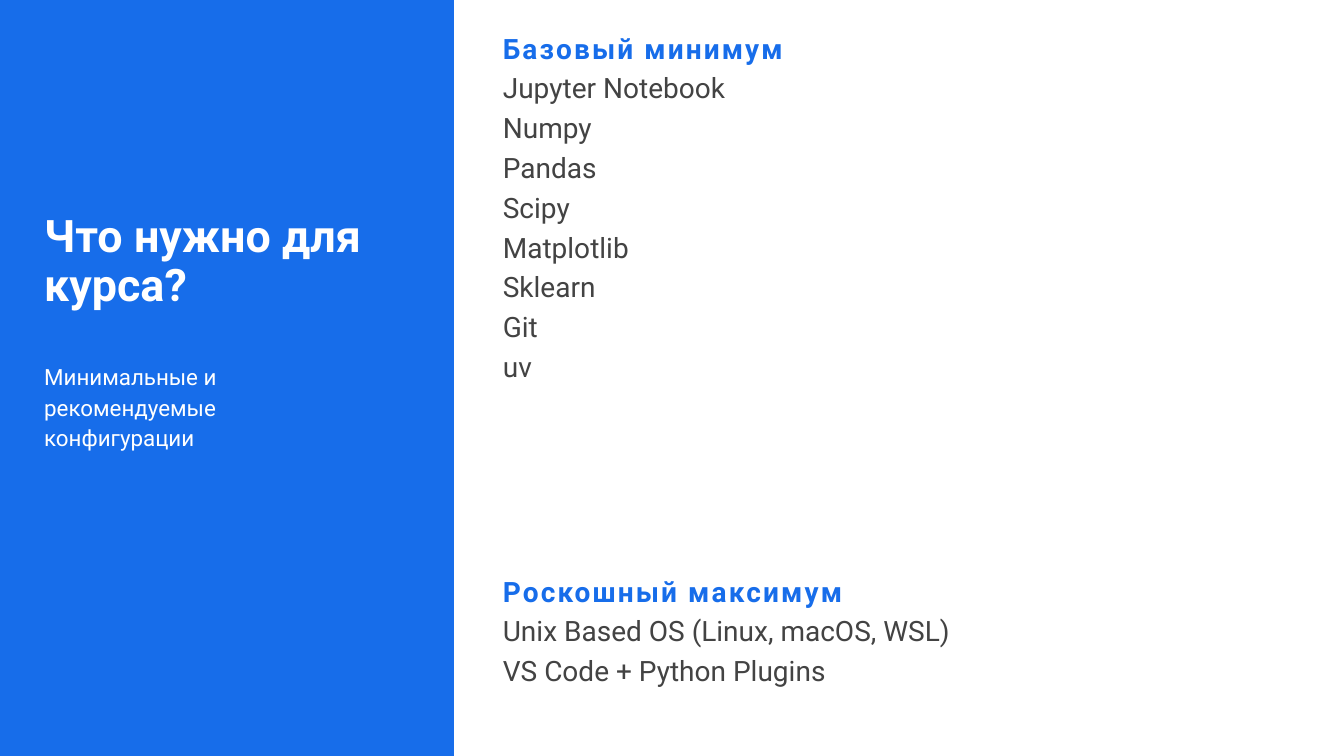
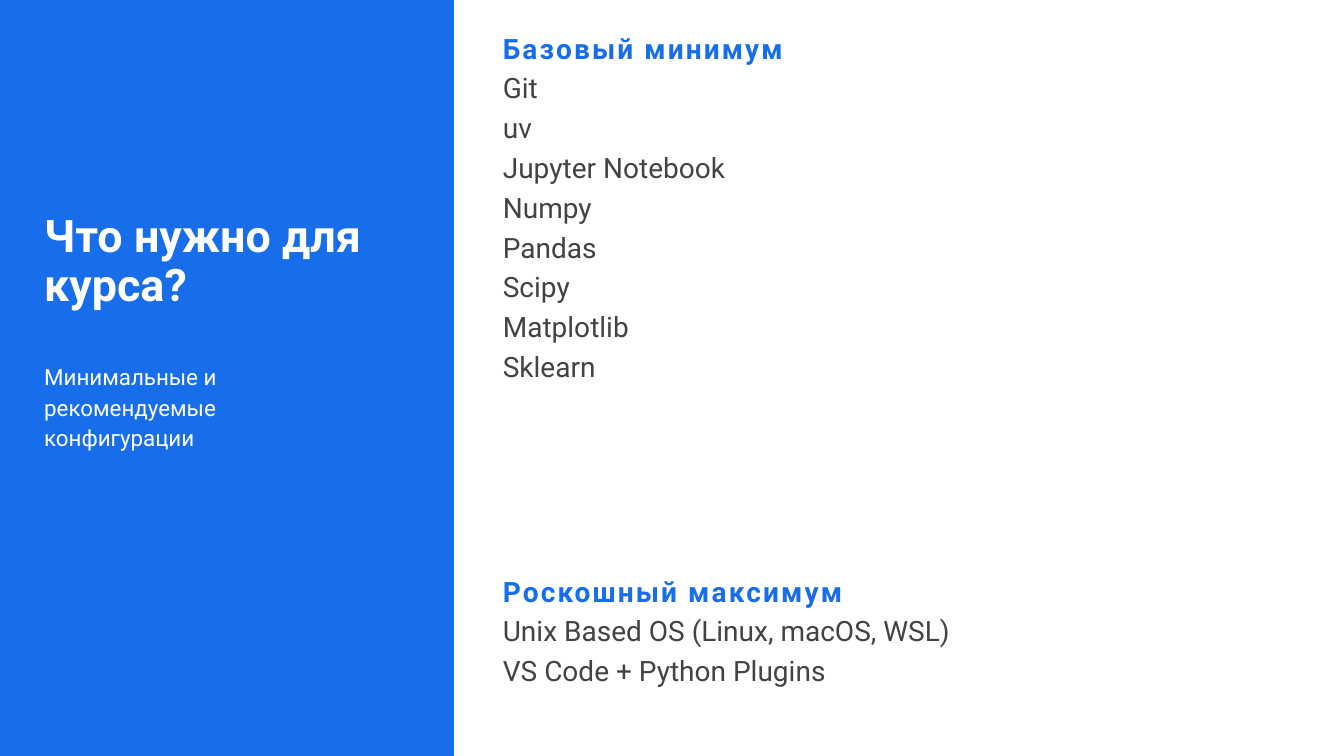
Before and after one commit to bmstu-dspl/resources_26, a slide deck: slide 6 of slides/0_intro.pptx. Drawn at 1344x756 pixels with LibreOffice and Linux fonts; fonts in the diff are those of the drawing. Boxes give left, top, right and bottom in pixels: in the first picture for what was removed or moved away, otherwise in the second. Text is boxed around its words. In the diff, an @@ line names an element or a change of style, - is before the commit and + after.

```diff
--- a/slides/0_intro.pptx
+++ b/slides/0_intro.pptx
@@ text at (503, 78, 538, 139): paragraphs added @@
+Git
+uv
@@ text at (503, 317, 538, 378): paragraphs removed @@
-Git
-uv
```
Also in this commit, not shown: 1 other slide changed, 1 other file.
